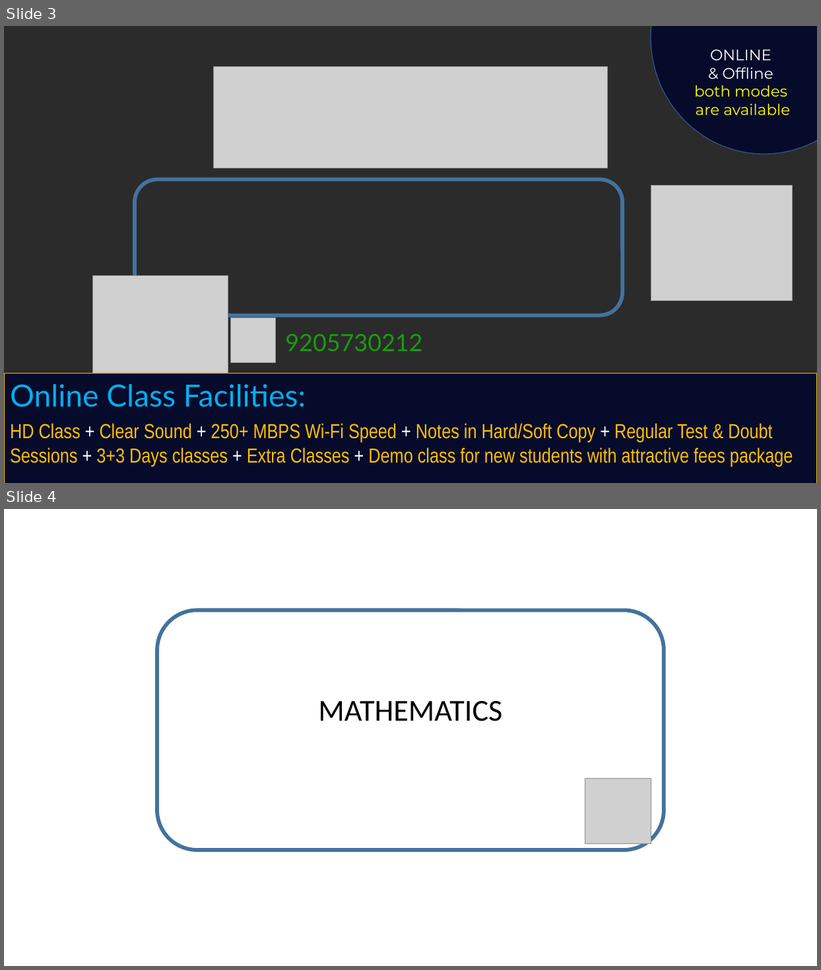
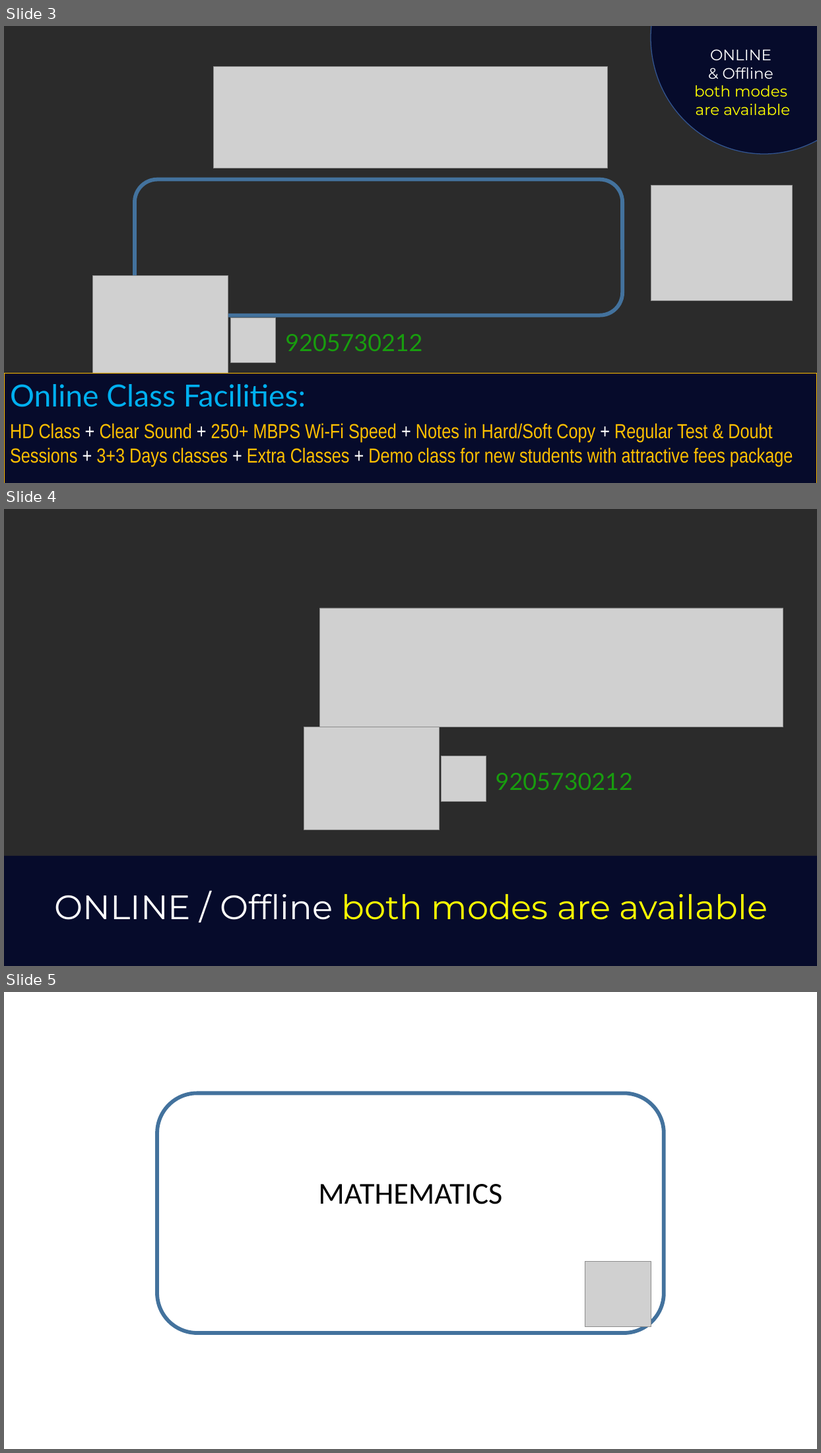
Before and after one commit to PiClasses/Pi-website, a slide deck: img/carousel.pptx. Shown one above the other, each under a label of ours: slides 3 and 4 before the commit, slides 3, 4 and 5 after it. The pictures are 821x970 and 821x1453 pixels, drawn with LibreOffice and Linux fonts; fonts in the diff are those of the drawing; grey boxes stand for pictures; background and template pictures are left out; a plain dark background stands for a picture behind light text. Boxes give left, top, right and bottom in pixels: in the first picture for what was removed or moved away, otherwise in the second. Text is boxed around its words. In the diff, an @@ line names an element or a change of style, - is before the commit and + after.

```diff
--- a/img/carousel.pptx
+++ b/img/carousel.pptx
@@ slide 4 added at [4,509,817,966], background picture (left out) @@
@@ picture added at [320,608,783,727] @@
@@ picture added at [304,727,440,830] @@
@@ picture added at [442,756,486,801] @@
@@ text added at [496,773,633,790], 28 pt, text #189D0E @@
+9205730212
@@ rectangle added at [4,856,817,966], fill #060B2B @@
@@ text added at [55,894,768,920], 40 pt, text #FFFF00 @@
+ONLINE / Offline both modes are available
@@ what was slide 4 is now slide 5 @@
```
Also in this commit, not shown: 1 other slide added, 12 other files.
